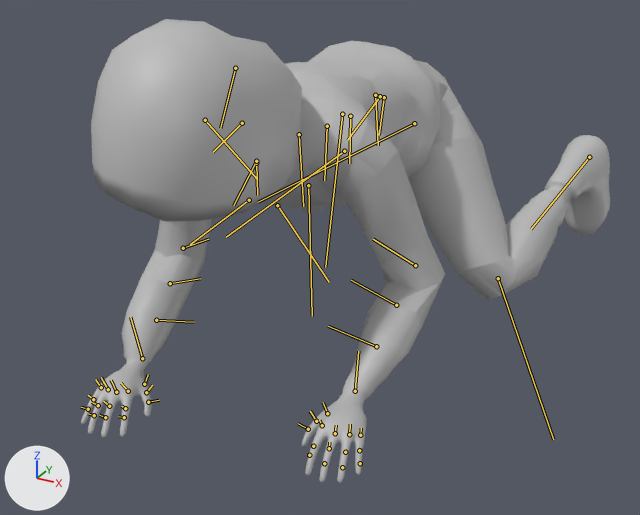
Renders of the FBX model Assets/Animations/Player/Johann/Alyx_ramperIDLE.FBX from each side of a commit.
Before and after are seen from a 50 mm camera at (0.0937, -0.2125, 0.097) aimed at (-0.0025, -0.0376, 0.0096). Every picture has the same lights, and +X, +Y and +Z are marked at lower left. Both versions are drawn at frame 254 of the action 'Take 001'; the numbers are the values there. The bones that bend it are drawn over the model as lines.

Objects in the first picture: '01'.
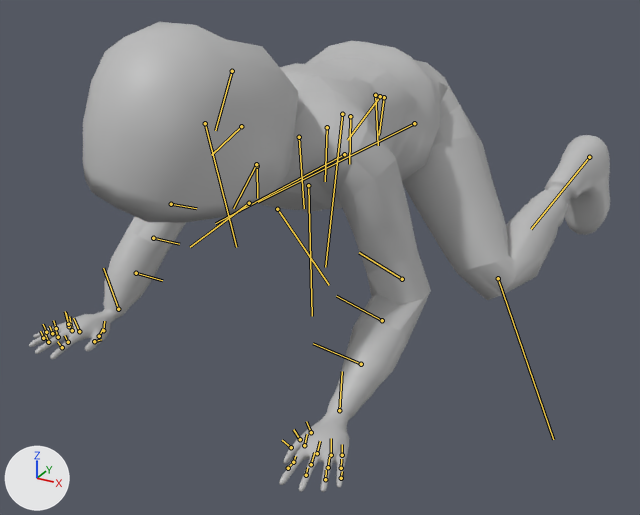
The edits, one by one:
Bone 'Base HumanLUpperarm' (bone_base_humanlupperarm) turns from (-25, -5, 64) to (-24, -1, 71) degrees about its own x, y and z.
Bone 'Base HumanLForearm1' (bone_base_humanlforearm1) turns from (27, 32, 64) to (21, 32, 52) degrees about its own x, y and z.
Bone 'Base HumanLPalm' (bone_base_humanlpalm) turns from (8, 15, 7) to (9, 14, 11) degrees about its own x, y and z.
Bone 'Base HumanLDigit13' (bone_base_humanldigit13) turns from (0, 0, 0) to (-2, 5, 7) degrees about its own x, y and z.
Bone 'Base HumanLDigit21' (bone_base_humanldigit21) turns from (0, 0, 0) to (-7, -4, 21) degrees about its own x, y and z.
Bone 'Base HumanLDigit22' (bone_base_humanldigit22) turns from (0, 0, 0) to (-2, -3, 12) degrees about its own x, y and z.
Bone 'Base HumanLDigit31' (bone_base_humanldigit31) turns from (0, 0, 0) to (-2, 1, 20) degrees about its own x, y and z.
Bone 'Base HumanLDigit32' (bone_base_humanldigit32) turns from (0, 0, 0) to (0, -2, 7) degrees about its own x, y and z.
Bone 'Base HumanLDigit33' (bone_base_humanldigit33) turns from (0, 0, 0) to (4, -4, 11) degrees about its own x, y and z.
Bone 'Base HumanLDigit41' (bone_base_humanldigit41) turns from (0, 0, 0) to (6, 3, 23) degrees about its own x, y and z.
Bone 'Base HumanLDigit42' (bone_base_humanldigit42) turns from (0, 0, 0) to (-1, -3, 10) degrees about its own x, y and z.
Bone 'Base HumanLDigit51' (bone_base_humanldigit51) turns from (0, 0, 0) to (2, 0, 18) degrees about its own x, y and z.
Bone 'Base HumanLDigit52' (bone_base_humanldigit52) turns from (0, 0, 0) to (0, 0, 16) degrees about its own x, y and z.
Bone 'Base HumanNeck2' (bone_base_humanneck2) turns from (0, 0, -20) to (-1, 3, -20) degrees about its own x, y and z.
Bone 'Base HumanHead' (bone_base_humanhead) turns from (-2, 2, 9) to (-6, 3, 9) degrees about its own x, y and z.
Bone 'Base HumanRArmUpperarm' (bone_base_humanrarmupperarm) turns from (9, -6, 80) to (10, 2, 50) degrees about its own x, y and z.
Bone 'Base HumanRArmForearm1' (bone_base_humanrarmforearm1) turns from (-20, -28, 39) to (-26, -31, 52) degrees about its own x, y and z.
Bone 'Base HumanRArmForearm2' (bone_base_humanrarmforearm2) turns from (-7, 0, 0) to (0, 0, 0) degrees about its own x, y and z.
Bone 'Base HumanRArmForearm3' (bone_base_humanrarmforearm3) turns from (-13, 0, 0) to (1, 0, 0) degrees about its own x, y and z.
Bone 'Base HumanRArmPalm' (bone_base_humanrarmpalm) turns from (-9, 0, 16) to (-6, -10, 29) degrees about its own x, y and z.
Bone 'Base HumanRArmDigit11' (bone_base_humanrarmdigit11) turns from (0, 0, 0) to (5, -3, 12) degrees about its own x, y and z.
Bone 'Base HumanRArmDigit12' (bone_base_humanrarmdigit12) turns from (0, 0, 0) to (-6, -6, 6) degrees about its own x, y and z.
Bone 'Base HumanRArmDigit21' (bone_base_humanrarmdigit21) turns from (0, 0, 0) to (-5, 6, 20) degrees about its own x, y and z.
Bone 'Base HumanRArmDigit23' (bone_base_humanrarmdigit23) turns from (0, 0, 0) to (1, 2, 5) degrees about its own x, y and z.
Bone 'Base HumanRArmDigit31' (bone_base_humanrarmdigit31) turns from (0, 0, 0) to (-5, 1, 15) degrees about its own x, y and z.
Bone 'Base HumanRArmDigit32' (bone_base_humanrarmdigit32) turns from (0, 0, 0) to (0, 1, 9) degrees about its own x, y and z.
Bone 'Base HumanRArmDigit41' (bone_base_humanrarmdigit41) turns from (0, 0, 0) to (-4, -1, 17) degrees about its own x, y and z.
Bone 'Base HumanRArmDigit42' (bone_base_humanrarmdigit42) turns from (0, 0, 0) to (-1, 0, 12) degrees about its own x, y and z.
Bone 'Base HumanRArmDigit51' (bone_base_humanrarmdigit51) turns from (0, 0, 0) to (-1, -1, 21) degrees about its own x, y and z.
Bone 'Base HumanRArmDigit53' (bone_base_humanrarmdigit53) turns from (0, 0, 0) to (1, 0, 8) degrees about its own x, y and z.

Where the change shows, as pixel boxes [x1, y1, x2, y2] in the pictures (640 x 515 px):
'01', posed (10% wider)
    before: [81, 19, 610, 483]
    after: [29, 22, 610, 492]
bone 'Base HumanLUpperarm', root to tip
    before: (344, 151) to (226, 237)
    after: (344, 154) to (215, 223)
bone 'Base HumanLForearm1', root to tip
    before: (415, 265) to (373, 239)
    after: (402, 279) to (359, 252)
bone 'Base HumanLPalm', root to tip
    before: (355, 391) to (358, 351)
    after: (339, 410) to (342, 371)
bone 'Base HumanLDigit13', root to tip
    before: (308, 429) to (298, 423)
    after: (291, 447) to (282, 440)
bone 'Base HumanLDigit21', root to tip
    before: (322, 425) to (319, 420)
    after: (304, 445) to (307, 434)
bone 'Base HumanLDigit22', root to tip
    before: (313, 446) to (312, 444)
    after: (293, 462) to (295, 456)
bone 'Base HumanLDigit31', root to tip
    before: (335, 433) to (336, 425)
    after: (317, 453) to (320, 441)
bone 'Base HumanLDigit32', root to tip
    before: (329, 448) to (329, 442)
    after: (311, 464) to (314, 452)
bone 'Base HumanLDigit33', root to tip
    before: (324, 463) to (324, 466)
    after: (306, 475) to (307, 467)
bone 'Base HumanLDigit41', root to tip
    before: (349, 434) to (350, 424)
    after: (331, 455) to (331, 438)
bone 'Base HumanLDigit42', root to tip
    before: (345, 452) to (346, 450)
    after: (328, 467) to (329, 457)
bone 'Base HumanLDigit51', root to tip
    before: (360, 435) to (361, 428)
    after: (342, 455) to (342, 444)
bone 'Base HumanLDigit52', root to tip
    before: (359, 450) to (360, 448)
    after: (341, 468) to (341, 459)
bone 'Base HumanNeck2', root to tip
    before: (242, 123) to (213, 152)
    after: (241, 126) to (211, 155)
bone 'Base HumanHead', root to tip
    before: (235, 68) to (220, 128)
    after: (232, 71) to (215, 130)
bone 'Base HumanRArmUpperarm', root to tip
    before: (205, 120) to (257, 179)
    after: (205, 123) to (236, 247)
bone 'Base HumanRArmForearm1', root to tip
    before: (183, 248) to (208, 239)
    after: (171, 204) to (196, 208)
bone 'Base HumanRArmForearm2', root to tip
    before: (170, 283) to (200, 278)
    after: (153, 238) to (179, 244)
bone 'Base HumanRArmForearm3', root to tip
    before: (156, 320) to (194, 322)
    after: (136, 273) to (162, 280)
bone 'Base HumanRArmPalm', root to tip
    before: (142, 358) to (130, 317)
    after: (118, 309) to (103, 268)
bone 'Base HumanRArmDigit11', root to tip
    before: (144, 384) to (148, 374)
    after: (103, 330) to (104, 321)
bone 'Base HumanRArmDigit12', root to tip
    before: (146, 392) to (152, 385)
    after: (99, 336) to (103, 328)
bone 'Base HumanRArmDigit21', root to tip
    before: (128, 391) to (121, 383)
    after: (79, 331) to (73, 318)
bone 'Base HumanRArmDigit23', root to tip
    before: (124, 417) to (118, 416)
    after: (62, 347) to (57, 341)
bone 'Base HumanRArmDigit31', root to tip
    before: (116, 392) to (111, 380)
    after: (72, 330) to (69, 316)
bone 'Base HumanRArmDigit32', root to tip
    before: (109, 406) to (103, 401)
    after: (58, 337) to (55, 328)
bone 'Base HumanRArmDigit41', root to tip
    before: (108, 389) to (101, 377)
    after: (69, 326) to (65, 311)
bone 'Base HumanRArmDigit42', root to tip
    before: (98, 405) to (92, 402)
    after: (52, 333) to (49, 326)
bone 'Base HumanRArmDigit51', root to tip
    before: (101, 387) to (95, 379)
    after: (68, 324) to (66, 313)
bone 'Base HumanRArmDigit53', root to tip
    before: (88, 409) to (81, 407)
    after: (46, 332) to (43, 324)
